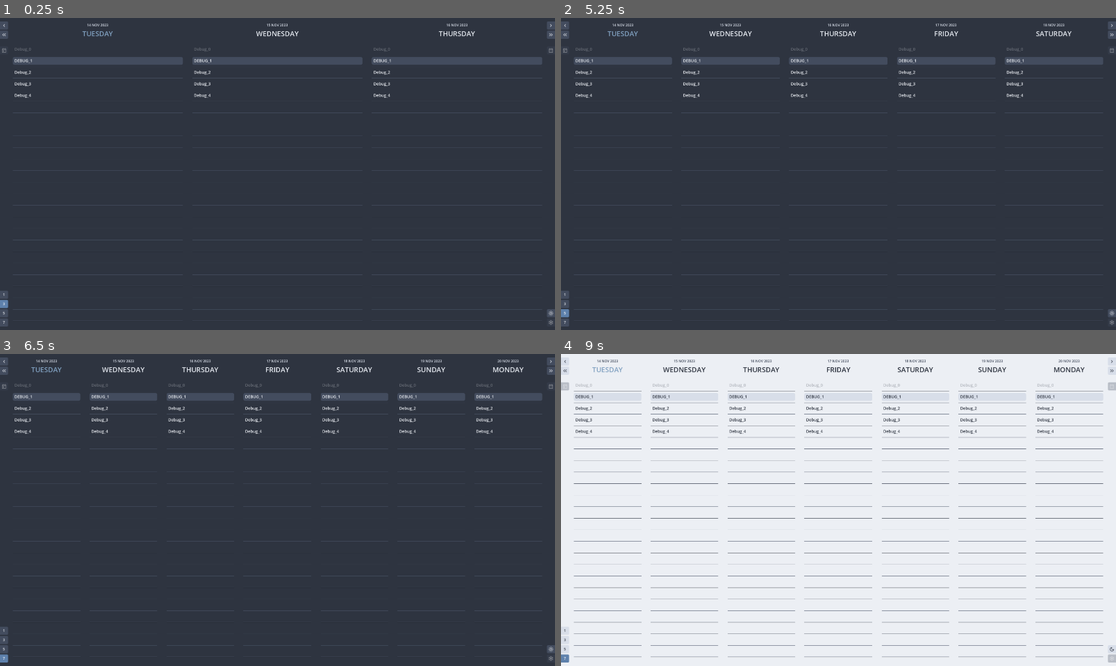
Above: before the commit, frames 1-4 (two rows, left to right).
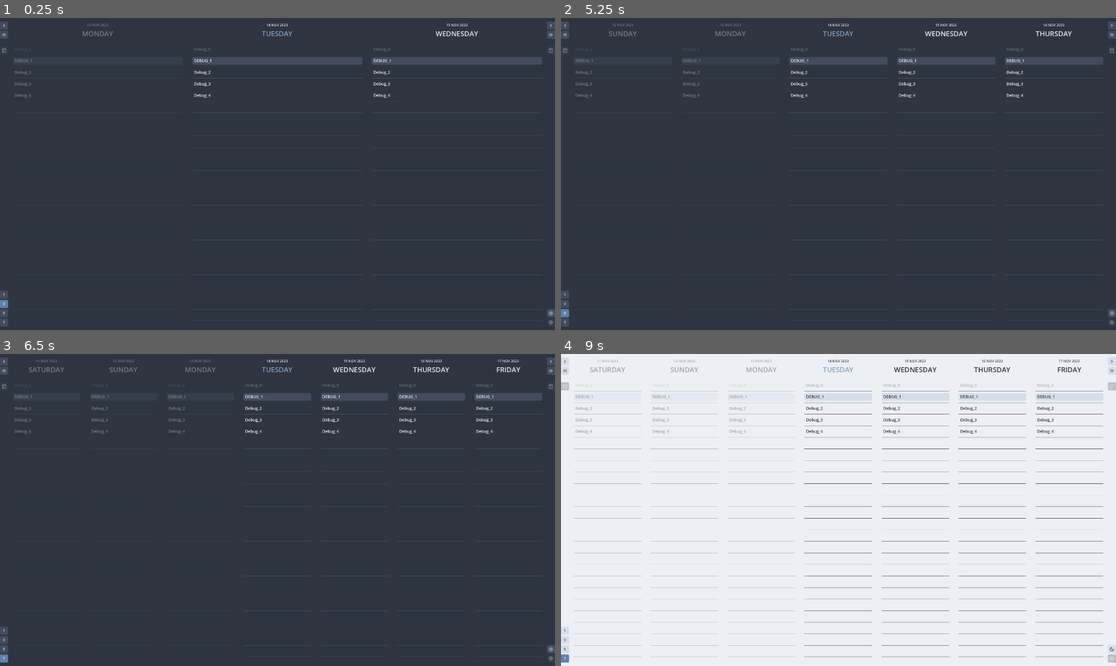
Above: after the commit, the same moments.

Repository: njamster/habituary
Game: Godot game, scene res://entry_point/entry_point.tscn
Same seed, same stepped clock (60 frames per second), same inputs: the game is played once before the commit and once after it.
Inputs (mouse positions are in pixels of both pictures, inside the frame that each line leads up to):
- Up to frame 1 (0.25 s): no input
- Up to frame 2 (5.25 s): click (1110, 24) at 0.5 s; click (1110, 24) at 1.25 s; click (566, 24) at 2 s; click (566, 49) at 2.75 s; click "1" at 3.5 s; click "3" at 4.25 s; click "5" at 5 s
- Up to frame 3 (6.5 s): click "7" at 5.75 s
- Up to frame 4 (9 s): click (1110, 369) at 6.5 s; click (1110, 650) at 7.25 s; click (566, 360) at 8 s; click (566, 385) at 8.75 s

The runs differ from the first frame. In frame 1, 0.3% of the frame differs, in the area x 2-87%, y 1-26%; in frame 2, 0.6%; in frame 3, 0.8%; in frame 4, 2.3%, in the area x 2-95%, y 1-98%.

Commit message:
Implement a setting to change the "Today" position
Currently there are three options: LEFTMOST (which is identical to the
old behavior), SECOND_PLACE (which will place the current day in the
second section and allow a glimpse at yesterday) and CENTERED (which
will place the current day at the center column).

Right now there is no way to change this value in the app itself.

Diff:
--- a/autoloads/settings.gd
+++ b/autoloads/settings.gd
@@ -19,11 +19,19 @@
 const NORD_10 = Color("#5E81AC")
 #endregion
 
+enum TodayPosition {
+	LEFTMOST,
+	SECOND_PLACE,
+	CENTERED
+}
+
 const SETTINGS_PATH := "user://settings.cfg"
 
 var date_format_save := "YYYY-MM-DD"
 
 var store_path : String
+
+var today_position := TodayPosition.CENTERED
 
 var view_mode := 3:
 	set(value):
@@ -88,8 +96,9 @@
 	var config := ConfigFile.new()
 	var error := config.load(SETTINGS_PATH)
 	if not error:
+		dark_mode = config.get_value("AppState", "dark_mode", dark_mode)
+		view_mode = config.get_value("AppState", "today_position", today_position)
 		view_mode = config.get_value("AppState", "view_mode", view_mode)
-		dark_mode = config.get_value("AppState", "dark_mode", dark_mode)
 
 
 func _notification(what: int) -> void:
@@ -99,6 +108,7 @@
 	if what == NOTIFICATION_WM_CLOSE_REQUEST:
 		var config = ConfigFile.new()
 		config.load(SETTINGS_PATH) # keep existing settings (if there are any)
+		config.set_value("AppState", "dark_mode", dark_mode)
+		config.set_value("AppState", "today_position", today_position)
 		config.set_value("AppState", "view_mode", view_mode)
-		config.set_value("AppState", "dark_mode", dark_mode)
 		config.save(SETTINGS_PATH)
--- a/main_window/list_view/list_view.gd
+++ b/main_window/list_view/list_view.gd
@@ -15,15 +15,47 @@
 
 	# remove superfluous panels (if there are any)
 	for i in range(view_mode, child_count):
-		remove_day_panel(view_mode)
+		match Settings.today_position:
+			Settings.TodayPosition.LEFTMOST:
+				remove_day_panel(view_mode)
+			Settings.TodayPosition.SECOND_PLACE:
+				if i == 1:
+					remove_day_panel(0)
+				else:
+					remove_day_panel(view_mode)
+			Settings.TodayPosition.CENTERED:
+				if i % 2 == 0:
+					remove_day_panel(0)
+				else:
+					remove_day_panel(get_child_count() - 1)
 
 	# add additonal panels (if it's necessary)
 	for i in range(child_count, view_mode):
-		add_day_panel(i)
+		match Settings.today_position:
+			Settings.TodayPosition.LEFTMOST:
+				add_day_panel(i)
+			Settings.TodayPosition.SECOND_PLACE:
+				if child_count == 1 and i == 1:
+					add_day_panel(-1, true)
+				else:
+					add_day_panel(i - 1)
+			Settings.TodayPosition.CENTERED:
+				if i % 2 == 0:
+					add_day_panel(-1 * floor(0.5 * i), true)
+				else:
+					add_day_panel(ceil(0.5 * i))
 
 
 func _shift_list_view(current_day : Date) -> void:
-	var offset = current_day.day_difference_to(get_child(0).date)
+	var today_offset := 0
+	match Settings.today_position:
+		Settings.TodayPosition.SECOND_PLACE:
+			if get_child_count() > 1:
+				today_offset = 1
+		Settings.TodayPosition.CENTERED:
+			today_offset = floor(0.5 * Settings.view_mode)
+
+	var offset = current_day.day_difference_to(get_child(today_offset).date)
 	offset = sign(offset) * min(abs(offset), Settings.view_mode)
 
 	for i in abs(offset):
@@ -36,10 +68,10 @@
 
 		if offset < 0:
 			# add additional panel on the left
-			add_day_panel(abs(offset) - 1 - i, true)
+			add_day_panel(abs(offset) - 1 - i - today_offset, true)
 		elif offset > 0:
 			# add additional panel on the right
-			add_day_panel(Settings.view_mode - offset + i)
+			add_day_panel(Settings.view_mode - offset + i - today_offset)
 
 
 func add_day_panel(offset_from_current_day : int, push_front := false) -> void:
